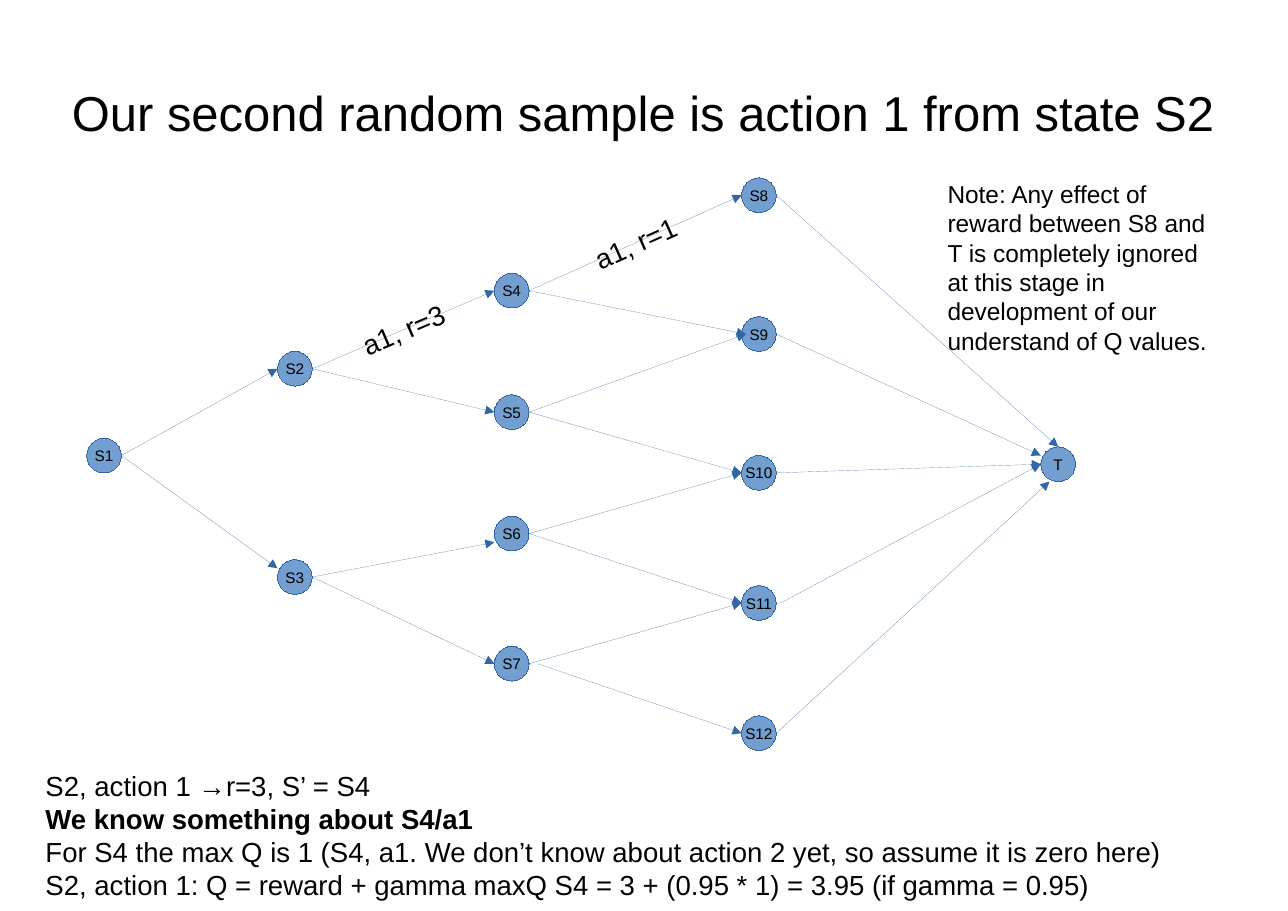
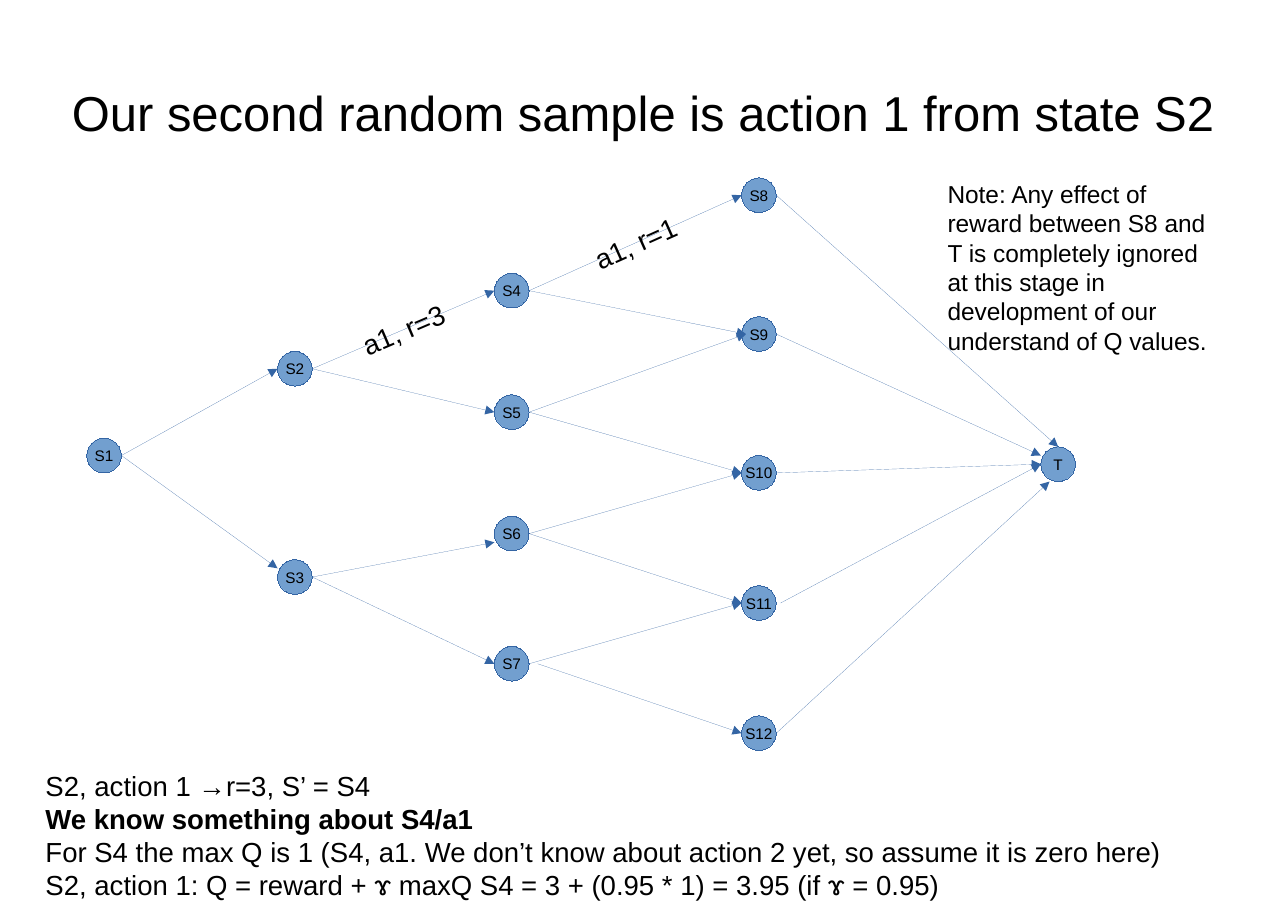
Before and after one commit to MichaelAllen1966/thursday_coding_club_2020, a slide deck: slide 19 of rl.odp (slide 18 before the commit). Drawn at 1288x911 pixels with LibreOffice and Linux fonts; fonts in the diff are those of the drawing. Boxes give left, top, right and bottom in pixels: in the first picture for what was removed or moved away, otherwise in the second. Text is boxed around its words. In the diff, an @@ line names an element or a change of style, - is before the commit and + after.

```diff
--- a/rl.odp
+++ b/rl.odp
@@ text at [45,875,939,901]: text changed @@
-S2, action 1: Q = reward + gamma maxQ S4 = 3 + (0.95 * 1) = 3.95 (if gamma = 0.95)
+S2, action 1: Q = reward + ɤ maxQ S4 = 3 + (0.95 * 1) = 3.95 (if ɤ = 0.95)
```
Also in this commit, not shown: 8 other slides changed, 2 slides added.
